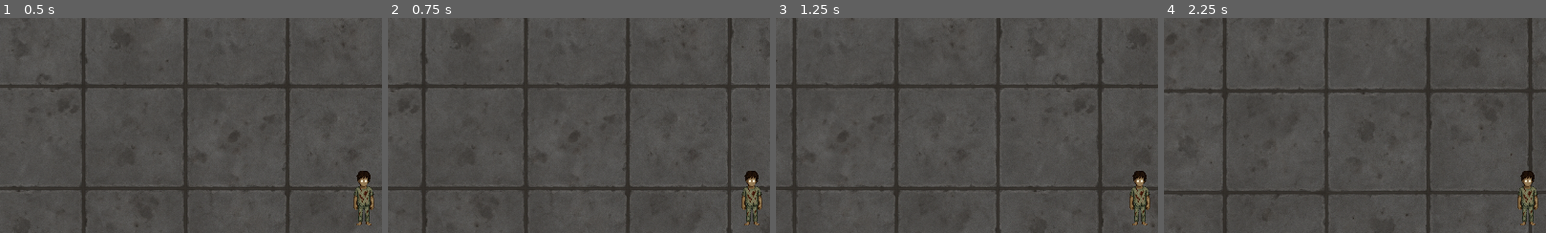
Above: before the commit, frames 1-4 (left to right).
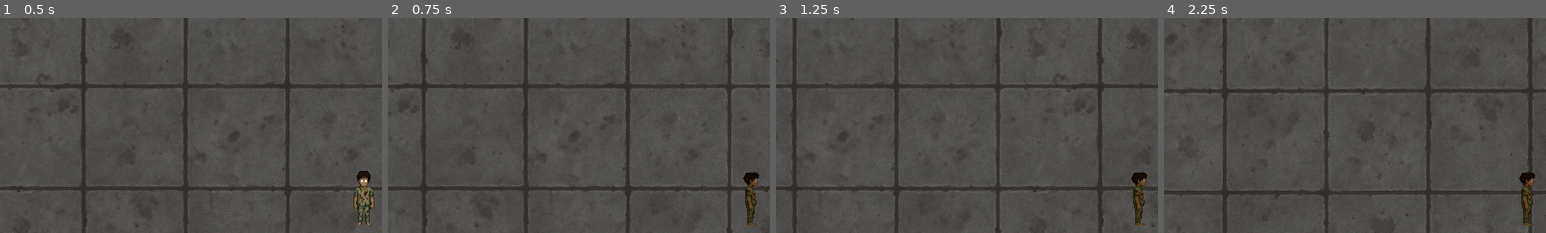
Above: after the commit, the same moments.

Repository: PapaGreeen/the-project
Game: Godot game, scene res://scenes/main.tscn
Same seed, same stepped clock (60 frames per second), same inputs: the game is played once before the commit and once after it.
Inputs:
- Up to frame 1 (0.5 s): no input
- Up to frame 2 (0.75 s): tap Enter at 0.5 s; hold Right (ui_right) from 0.53 s (still down); hold Shift (sprint) from 0.53 s (still down)
- Up to frame 3 (1.25 s): keep holding Right (ui_right); keep holding Shift (sprint)
- Up to frame 4 (2.25 s): release Right (ui_right) at 1.28 s; release Shift (sprint) at 1.28 s; hold Down (ui_down) 1.28-2.03 s; tap Shift (sprint) at 1.35 s; hold Right (ui_right) from 2.03 s (still down); hold Shift (sprint) from 2.03 s (still down)
The pictures show only the part of the screen within x 2-52%, y 8-58%; the shares and areas given below are measured in that part.

Frame 1 is identical in both runs. In frame 2, 0.8% of the frame differs, in the area x 92-98%, y 71-97%; in frame 3, 0.8%; in frame 4, 0.8%.

Commit message:
updated assets file structure / added directional sprites for movement

Diff:
--- a/scenes/Player.tscn
+++ b/scenes/Player.tscn
@@ -1,6 +1,6 @@
 [gd_scene load_steps=4 format=3 uid="uid://d10b2jcr7ge4i"]
 
-[ext_resource type="Texture2D" uid="uid://dmevp3j5nvveh" path="res://assets/sprites/player-sprite-down.png" id="1_p0vlq"]
+[ext_resource type="Texture2D" uid="uid://dmevp3j5nvveh" path="res://assets/sprites/player/idle_down.png" id="1_p0vlq"]
 [ext_resource type="Script" uid="uid://brdhbeo6fa61y" path="res://scenes/player.gd" id="1_v6fml"]
 
 [sub_resource type="RectangleShape2D" id="RectangleShape2D_5q5h1"]
--- a/scenes/player.gd
+++ b/scenes/player.gd
@@ -2,6 +2,17 @@
 
 @export var sneak_speed: float = 300.0
 @export var sprint_speed: float = 600.0
+
+@onready var sprite = $Sprite2D
+
+# Preload each direction sprite
+var sprite_up = preload("res://assets/sprites/player/idle_up.png")
+var sprite_down = preload("res://assets/sprites/player/idle_down.png")
+var sprite_left = preload("res://assets/sprites/player/idle_left.png")
+var sprite_right = preload("res://assets/sprites/player/idle_right.png")
+
+# default facing
+var last_direction = "down"
 
 func _physics_process(delta):
 	var move_speed = sneak_speed
@@ -14,6 +25,18 @@
 		Input.get_action_strength("ui_down") - Input.get_action_strength("ui_up")
 	).normalized()
 
+	if input_vector.length() > 0:
+		if abs(input_vector.x) > abs(input_vector.y):
+			if input_vector.x > 0:
+				sprite.texture = sprite_right
+			else:
+				sprite.texture = sprite_left
+		else:
+			if input_vector.y > 0:
+				sprite.texture = sprite_down
+			else:
+				sprite.texture = sprite_up
+
 	velocity = input_vector * move_speed
 	move_and_slide()
 
Renamed: assets/sprites/player-sprite-down.png -> assets/sprites/player/idle_down.png
Not shown, changed: assets/sprites/player/idle_down.png.import
Renamed: assets/sprites/player-sprite-left.png -> assets/sprites/player/idle_left.png
Not shown, changed: assets/sprites/player/idle_left.png.import
Renamed: assets/sprites/player-sprite-right.png -> assets/sprites/player/idle_right.png
Not shown, changed: assets/sprites/player/idle_right.png.import
Renamed: assets/sprites/player-sprite-up.png -> assets/sprites/player/idle_up.png
Not shown, changed: assets/sprites/player/idle_up.png.import
